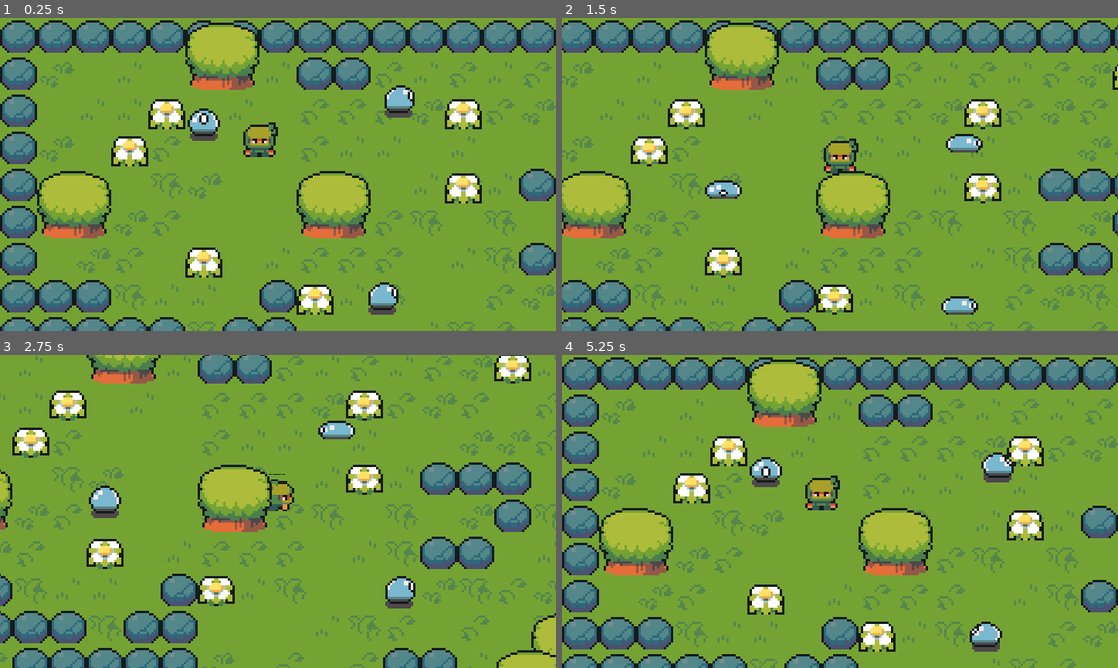
Above: before the commit, frames 1-4 (two rows, left to right).
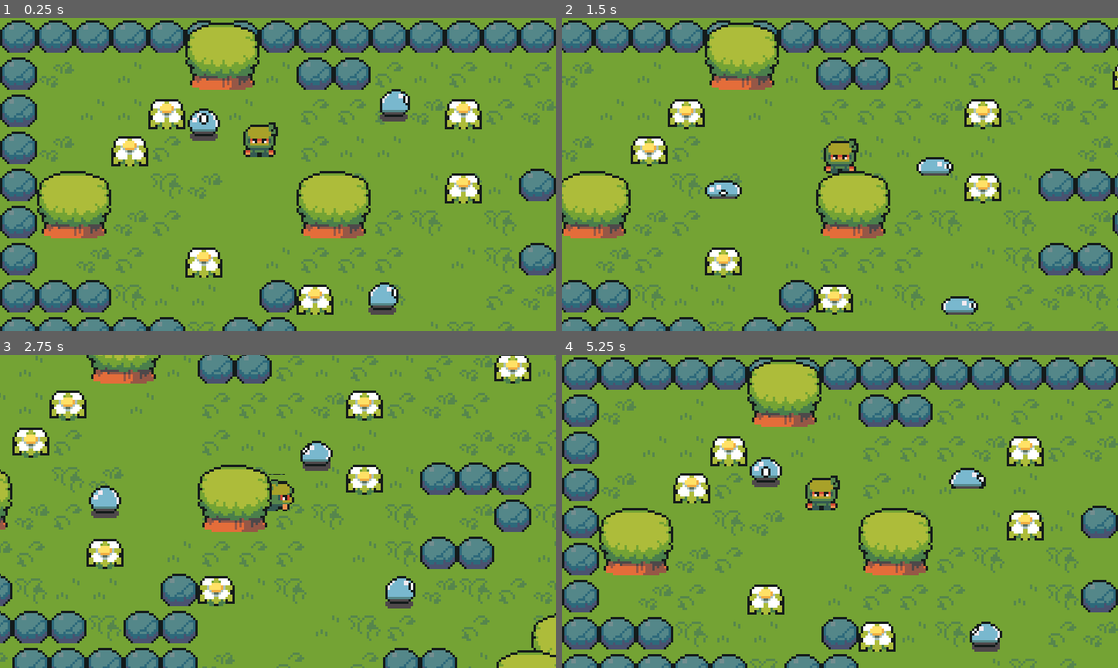
Above: after the commit, the same moments.

Repository: julienserbielle/godot-4-test-arpg-02
Game: Godot game, scene res://scenes/world.tscn
Same seed, same stepped clock (60 frames per second), same inputs: the game is played once before the commit and once after it.
Inputs:
- Up to frame 1 (0.25 s): no input
- Up to frame 2 (1.5 s): hold Right (ui_right) 0.53-1.28 s; hold Down (ui_down) from 1.28 s (still down)
- Up to frame 3 (2.75 s): release Down (ui_down) at 2.03 s; hold Right (ui_right) from 2.03 s (still down)
- Up to frame 4 (5.25 s): release Right (ui_right) at 2.78 s; hold Up (ui_up) 2.78-3.53 s; hold Left (ui_left) 3.53-5.03 s; hold Down (ui_down) from 5.03 s (still down)

The runs differ from the first frame. In frame 1, 0.4% of the frame differs, in the area x 68-75%, y 21-34%; in frame 2, 0.7%; in frame 3, 0.8%; in frame 4, 0.8%, in the area x 69-82%, y 31-43%.

Commit message:
ajout : mise en place d'un système de point de vie ainsi qu'une mécanique de soin

Diff:
--- a/enemies/slime.tscn
+++ b/enemies/slime.tscn
@@ -7,50 +7,9 @@
 radius = 4.0
 height = 16.0
 
-[sub_resource type="Animation" id="Animation_jus3n"]
-resource_name = "walkDown"
-length = 0.8
-loop_mode = 1
-step = 0.2
-tracks/0/type = "value"
-tracks/0/imported = false
-tracks/0/enabled = true
-tracks/0/path = NodePath("sprite:frame_coords")
-tracks/0/interp = 1
-tracks/0/loop_wrap = true
-tracks/0/keys = {
-"times": PackedFloat32Array(0, 0.2, 0.4, 0.6),
-"transitions": PackedFloat32Array(1, 1, 1, 1),
-"update": 1,
-"values": [Vector2i(0, 0), Vector2i(0, 1), Vector2i(0, 2), Vector2i(0, 3)]
-}
-tracks/1/type = "value"
-tracks/1/imported = false
-tracks/1/enabled = true
-tracks/1/path = NodePath("hitBox/CollisionShape2D:position")
-tracks/1/interp = 1
-tracks/1/loop_wrap = true
-tracks/1/keys = {
-"times": PackedFloat32Array(0, 0.2, 0.4, 0.6),
-"transitions": PackedFloat32Array(1, 1, 1, 1),
-"update": 1,
-"values": [Vector2(0, -4), Vector2(0, -8), Vector2(0, -7.5), Vector2(0, -4)]
-}
-tracks/2/type = "value"
-tracks/2/imported = false
-tracks/2/enabled = true
-tracks/2/path = NodePath("hitBox/CollisionShape2D:scale")
-tracks/2/interp = 1
-tracks/2/loop_wrap = true
-tracks/2/keys = {
-"times": PackedFloat32Array(0, 0.2, 0.4, 0.6),
-"transitions": PackedFloat32Array(1, 1, 1, 1),
-"update": 1,
-"values": [Vector2(1, 1), Vector2(1.3, 0.9), Vector2(1.2, 0.933333), Vector2(1, 1)]
-}
-
 [sub_resource type="Animation" id="Animation_b4fuf"]
 length = 0.001
+loop_mode = 2
 tracks/0/type = "value"
 tracks/0/imported = false
 tracks/0/enabled = true
@@ -88,6 +47,132 @@
 "values": [Vector2(1, 1)]
 }
 
+[sub_resource type="Animation" id="Animation_jus3n"]
+resource_name = "walkDown"
+length = 0.8
+loop_mode = 1
+step = 0.2
+tracks/0/type = "value"
+tracks/0/imported = false
+tracks/0/enabled = true
+tracks/0/path = NodePath("sprite:frame_coords")
+tracks/0/interp = 1
+tracks/0/loop_wrap = true
+tracks/0/keys = {
+"times": PackedFloat32Array(0, 0.2, 0.4, 0.6),
+"transitions": PackedFloat32Array(1, 1, 1, 1),
+"update": 1,
+"values": [Vector2i(0, 0), Vector2i(0, 1), Vector2i(0, 2), Vector2i(0, 3)]
+}
+tracks/1/type = "value"
+tracks/1/imported = false
+tracks/1/enabled = true
+tracks/1/path = NodePath("hitBox/CollisionShape2D:position")
+tracks/1/interp = 1
+tracks/1/loop_wrap = true
+tracks/1/keys = {
+"times": PackedFloat32Array(0, 0.2, 0.4, 0.6),
+"transitions": PackedFloat32Array(1, 1, 1, 1),
+"update": 1,
+"values": [Vector2(0, -4), Vector2(0, -8), Vector2(0, -7.5), Vector2(0, -4)]
+}
+tracks/2/type = "value"
+tracks/2/imported = false
+tracks/2/enabled = true
+tracks/2/path = NodePath("hitBox/CollisionShape2D:scale")
+tracks/2/interp = 1
+tracks/2/loop_wrap = true
+tracks/2/keys = {
+"times": PackedFloat32Array(0, 0.2, 0.4, 0.6),
+"transitions": PackedFloat32Array(1, 1, 1, 1),
+"update": 1,
+"values": [Vector2(1, 1), Vector2(1.3, 0.9), Vector2(1.2, 0.933333), Vector2(1, 1)]
+}
+
+[sub_resource type="Animation" id="Animation_m6yfr"]
+resource_name = "walkLeft"
+length = 0.8
+loop_mode = 1
+step = 0.2
+tracks/0/type = "value"
+tracks/0/imported = false
+tracks/0/enabled = true
+tracks/0/path = NodePath("sprite:frame_coords")
+tracks/0/interp = 1
+tracks/0/loop_wrap = true
+tracks/0/keys = {
+"times": PackedFloat32Array(0, 0.2, 0.4, 0.6),
+"transitions": PackedFloat32Array(1, 1, 1, 1),
+"update": 1,
+"values": [Vector2i(2, 0), Vector2i(2, 1), Vector2i(2, 2), Vector2i(2, 3)]
+}
+tracks/1/type = "value"
+tracks/1/imported = false
+tracks/1/enabled = true
+tracks/1/path = NodePath("hitBox/CollisionShape2D:position")
+tracks/1/interp = 1
+tracks/1/loop_wrap = true
+tracks/1/keys = {
+"times": PackedFloat32Array(0, 0.2, 0.4, 0.6),
+"transitions": PackedFloat32Array(1, 1, 1, 1),
+"update": 1,
+"values": [Vector2(0, -4), Vector2(0, -8), Vector2(0, -7.5), Vector2(0, -4)]
+}
+tracks/2/type = "value"
+tracks/2/imported = false
+tracks/2/enabled = true
+tracks/2/path = NodePath("hitBox/CollisionShape2D:scale")
+tracks/2/interp = 1
+tracks/2/loop_wrap = true
+tracks/2/keys = {
+"times": PackedFloat32Array(0, 0.2, 0.4, 0.6),
+"transitions": PackedFloat32Array(1, 1, 1, 1),
+"update": 1,
+"values": [Vector2(1, 1), Vector2(1.3, 0.9), Vector2(1.2, 0.933333), Vector2(1, 1)]
+}
+
+[sub_resource type="Animation" id="Animation_nrn0g"]
+resource_name = "walkRight"
+length = 0.8
+loop_mode = 1
+step = 0.2
+tracks/0/type = "value"
+tracks/0/imported = false
+tracks/0/enabled = true
+tracks/0/path = NodePath("sprite:frame_coords")
+tracks/0/interp = 1
+tracks/0/loop_wrap = true
+tracks/0/keys = {
+"times": PackedFloat32Array(0, 0.2, 0.4, 0.6),
+"transitions": PackedFloat32Array(1, 1, 1, 1),
+"update": 1,
+"values": [Vector2i(3, 0), Vector2i(3, 1), Vector2i(3, 2), Vector2i(3, 3)]
+}
+tracks/1/type = "value"
+tracks/1/imported = false
+tracks/1/enabled = true
+tracks/1/path = NodePath("hitBox/CollisionShape2D:position")
+tracks/1/interp = 1
+tracks/1/loop_wrap = true
+tracks/1/keys = {
+"times": PackedFloat32Array(0, 0.2, 0.4, 0.6),
+"transitions": PackedFloat32Array(1, 1, 1, 1),
+"update": 1,
+"values": [Vector2(0, -4), Vector2(0, -8), Vector2(0, -7.5), Vector2(0, -4)]
+}
+tracks/2/type = "value"
+tracks/2/imported = false
+tracks/2/enabled = true
+tracks/2/path = NodePath("hitBox/CollisionShape2D:scale")
+tracks/2/interp = 1
+tracks/2/loop_wrap = true
+tracks/2/keys = {
+"times": PackedFloat32Array(0, 0.2, 0.4, 0.6),
+"transitions": PackedFloat32Array(1, 1, 1, 1),
+"update": 1,
+"values": [Vector2(1, 1), Vector2(1.3, 0.9), Vector2(1.2, 0.933333), Vector2(1, 1)]
+}
+
 [sub_resource type="Animation" id="Animation_3dfbc"]
 resource_name = "walkUp"
 length = 0.8
@@ -104,90 +189,6 @@
 "transitions": PackedFloat32Array(1, 1, 1, 1),
 "update": 1,
 "values": [Vector2i(1, 0), Vector2i(1, 1), Vector2i(1, 2), Vector2i(1, 3)]
-}
-tracks/1/type = "value"
-tracks/1/imported = false
-tracks/1/enabled = true
-tracks/1/path = NodePath("hitBox/CollisionShape2D:position")
-tracks/1/interp = 1
-tracks/1/loop_wrap = true
-tracks/1/keys = {
-"times": PackedFloat32Array(0, 0.2, 0.4, 0.6),
-"transitions": PackedFloat32Array(1, 1, 1, 1),
-"update": 1,
-"values": [Vector2(0, -4), Vector2(0, -8), Vector2(0, -7.5), Vector2(0, -4)]
-}
-tracks/2/type = "value"
-tracks/2/imported = false
-tracks/2/enabled = true
-tracks/2/path = NodePath("hitBox/CollisionShape2D:scale")
-tracks/2/interp = 1
-tracks/2/loop_wrap = true
-tracks/2/keys = {
-"times": PackedFloat32Array(0, 0.2, 0.4, 0.6),
-"transitions": PackedFloat32Array(1, 1, 1, 1),
-"update": 1,
-"values": [Vector2(1, 1), Vector2(1.3, 0.9), Vector2(1.2, 0.933333), Vector2(1, 1)]
-}
-
-[sub_resource type="Animation" id="Animation_m6yfr"]
-resource_name = "walkLeft"
-length = 0.8
-loop_mode = 1
-step = 0.2
-tracks/0/type = "value"
-tracks/0/imported = false
-tracks/0/enabled = true
-tracks/0/path = NodePath("sprite:frame_coords")
-tracks/0/interp = 1
-tracks/0/loop_wrap = true
-tracks/0/keys = {
-"times": PackedFloat32Array(0, 0.2, 0.4, 0.6),
-"transitions": PackedFloat32Array(1, 1, 1, 1),
-"update": 1,
-"values": [Vector2i(2, 0), Vector2i(2, 1), Vector2i(2, 2), Vector2i(2, 3)]
-}
-tracks/1/type = "value"
-tracks/1/imported = false
-tracks/1/enabled = true
-tracks/1/path = NodePath("hitBox/CollisionShape2D:position")
-tracks/1/interp = 1
-tracks/1/loop_wrap = true
-tracks/1/keys = {
-"times": PackedFloat32Array(0, 0.2, 0.4, 0.6),
-"transitions": PackedFloat32Array(1, 1, 1, 1),
-"update": 1,
-"values": [Vector2(0, -4), Vector2(0, -8), Vector2(0, -7.5), Vector2(0, -4)]
-}
-tracks/2/type = "value"
-tracks/2/imported = false
-tracks/2/enabled = true
-tracks/2/path = NodePath("hitBox/CollisionShape2D:scale")
-tracks/2/interp = 1
-tracks/2/loop_wrap = true
-tracks/2/keys = {
-"times": PackedFloat32Array(0, 0.2, 0.4, 0.6),
-"transitions": PackedFloat32Array(1, 1, 1, 1),
-"update": 1,
-"values": [Vector2(1, 1), Vector2(1.3, 0.9), Vector2(1.2, 0.933333), Vector2(1, 1)]
-}
-
-[sub_resource type="Animation" id="Animation_nrn0g"]
-resource_name = "walkRight"
-length = 0.8
-loop_mode = 1
-step = 0.2
-tracks/0/type = "value"
-tracks/0/imported = false
-tracks/0/enabled = true
-tracks/0/path = NodePath("sprite:frame_coords")
-tracks/0/interp = 1
-tracks/0/loop_wrap = true
-tracks/0/keys = {
-"times": PackedFloat32Array(0, 0.2, 0.4, 0.6),
-"transitions": PackedFloat32Array(1, 1, 1, 1),
-"update": 1,
-"values": [Vector2i(3, 0), Vector2i(3, 1), Vector2i(3, 2), Vector2i(3, 3)]
 }
 tracks/1/type = "value"
 tracks/1/imported = false
--- a/player/player.gd
+++ b/player/player.gd
@@ -2,6 +2,11 @@
 
 @export var speed: int = 35
 @onready var animations = $AnimationPlayer
+
+@export var maximumHealth = 3
+@onready var currentHealth: int = maximumHealth
+
+
 
 func handleInput():
 	var moveDirection = Input.get_vector("ui_left", "ui_right", "ui_up", "ui_down")
@@ -35,4 +40,7 @@
 
 func _on_hurt_box_area_entered(area):
 	if area.name == "hitBox":
-		print_debug(area.get_parent().name)
+		currentHealth = -1
+		if currentHealth < 0:
+			currentHealth = maximumHealth
+		print_debug(currentHealth)
--- a/scenes/world.tscn
+++ b/scenes/world.tscn
@@ -2845,7 +2845,7 @@
 endPoint = NodePath("Marker2DSlimeB")
 
 [node name="Marker2DSlimeB" type="Marker2D" parent="TileMap/slimeB"]
-position = Vector2(32, 24)
+position = Vector2(16, 40)
 
 [node name="slimeC" parent="TileMap" node_paths=PackedStringArray("endPoint") instance=ExtResource("4_cnk2d")]
 position = Vector2(160, 128)
